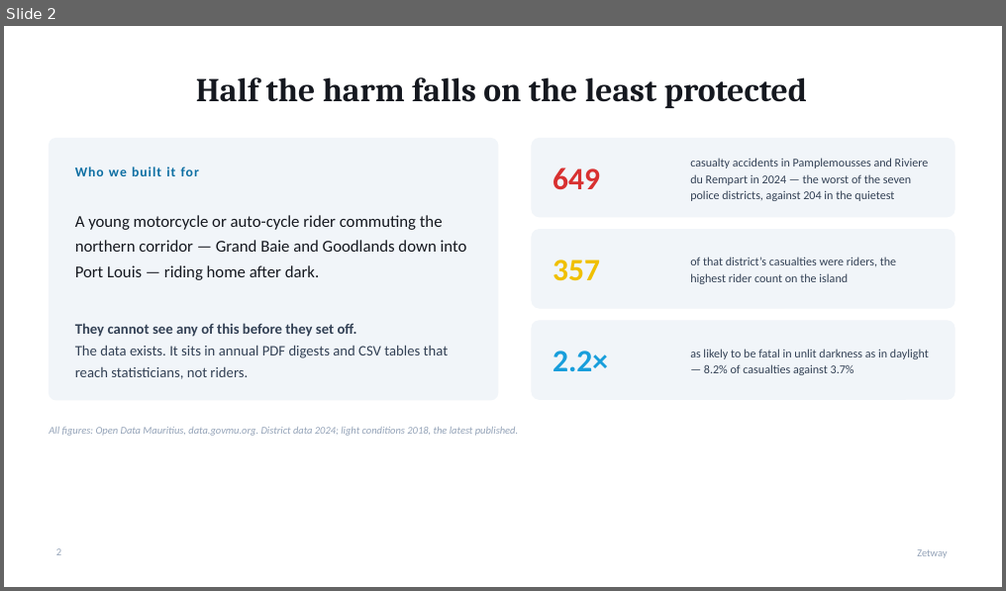
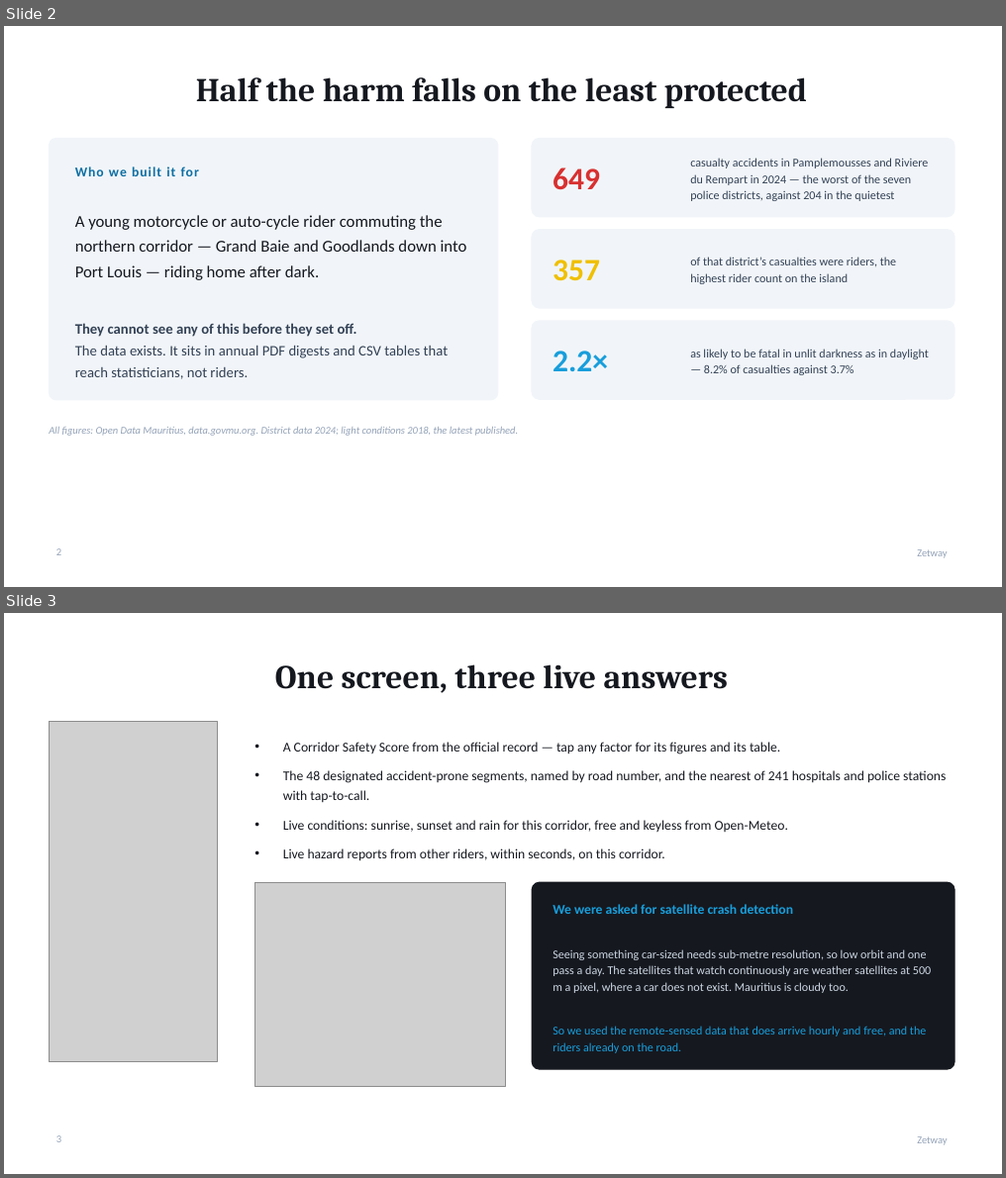
Before and after one commit to sahiljeebun132-dev/BackpropPirates, a slide deck: docs/Zetway-Pitch.pptx. Shown one above the other, each under a label of ours: slide 2 before the commit, slides 2 and 3 after it. The pictures are 1006x591 and 1006x1178 pixels, drawn with LibreOffice and Linux fonts; fonts in the diff are those of the drawing; grey boxes stand for pictures. Boxes give left, top, right and bottom in pixels: in the first picture for what was removed or moved away, otherwise in the second. Text is boxed around its words. In the diff, an @@ line names an element or a change of style, - is before the commit and + after.

```diff
--- a/docs/Zetway-Pitch.pptx
+++ b/docs/Zetway-Pitch.pptx
@@ slide 3 added at bbox=[4, 613, 1002, 1174], background #FFFFFF; not listed: 1 template element that a slide beside it also shows @@
@@ title added at bbox=[275, 664, 729, 693], 32 pt, text #15181F, bold @@
+One screen, three live answers
@@ picture added at bbox=[49, 722, 218, 1062] @@
@@ text added at bbox=[283, 742, 945, 861], 13 pt, text #15181F @@
+• A Corridor Safety Score from the official record — tap any factor for its figures and its table.
+• The 48 designated accident-prone segments, named by road number, and the nearest of 241 hospitals and police stations with tap-to-call.
+• Live conditions: sunrise, sunset and rain for this corridor, free and keyless from Open-Meteo.
+• Live hazard reports from other riders, within seconds, on this corridor.
@@ picture added at bbox=[254, 882, 506, 1087] @@
@@ rounded rectangle added at bbox=[532, 882, 954, 1069], fill #15181F, outline #15181F 1 pt @@
@@ text added at bbox=[552, 904, 793, 914], 13 pt, text #189EDB, bold @@
+We were asked for satellite crash detection
@@ text added at bbox=[552, 950, 931, 993], 11.5 pt, text #CBD5E1 @@
+Seeing something car-sized needs sub-metre resolution, so low orbit and one pass a day. The satellites that watch continuously are weather satellites at 500 m a pixel, where a car does not exist. Mauritius is cloudy too.
@@ text added at bbox=[552, 1026, 926, 1054], 11.5 pt, text #189EDB @@
+So we used the remote-sensed data that does arrive hourly and free, and the riders already on the road.
@@ page number added at bbox=[56, 1136, 61, 1143], 10 pt, text #94A3B8 @@
+3
```
Also in this commit, not shown: 2 slides changed, 1 slide removed, 5 other files.
